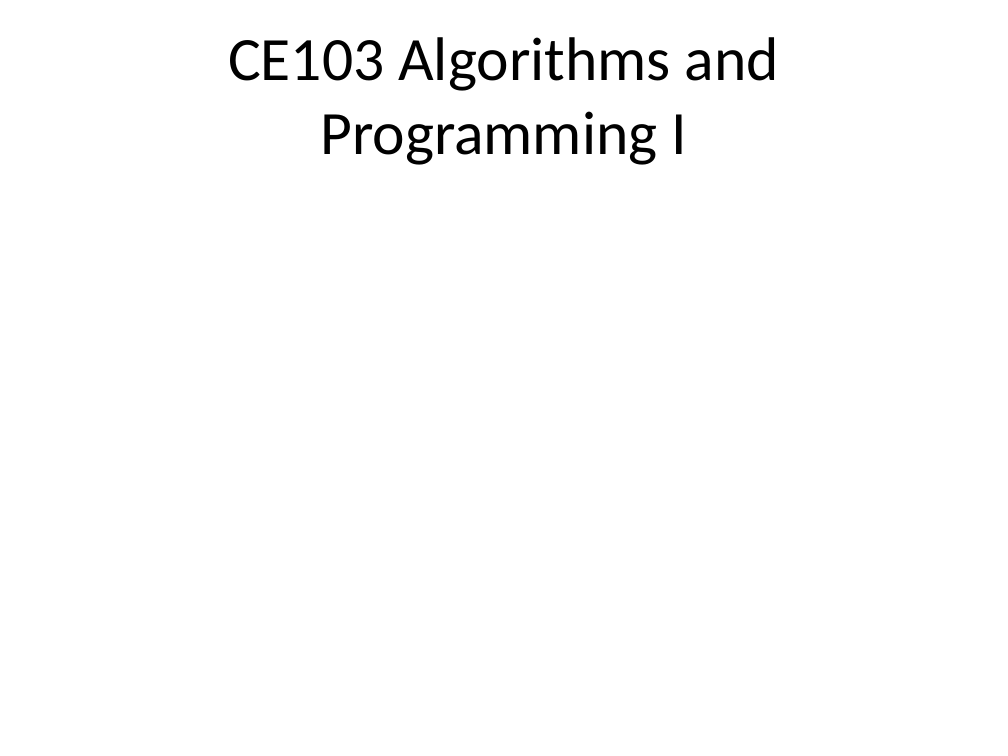
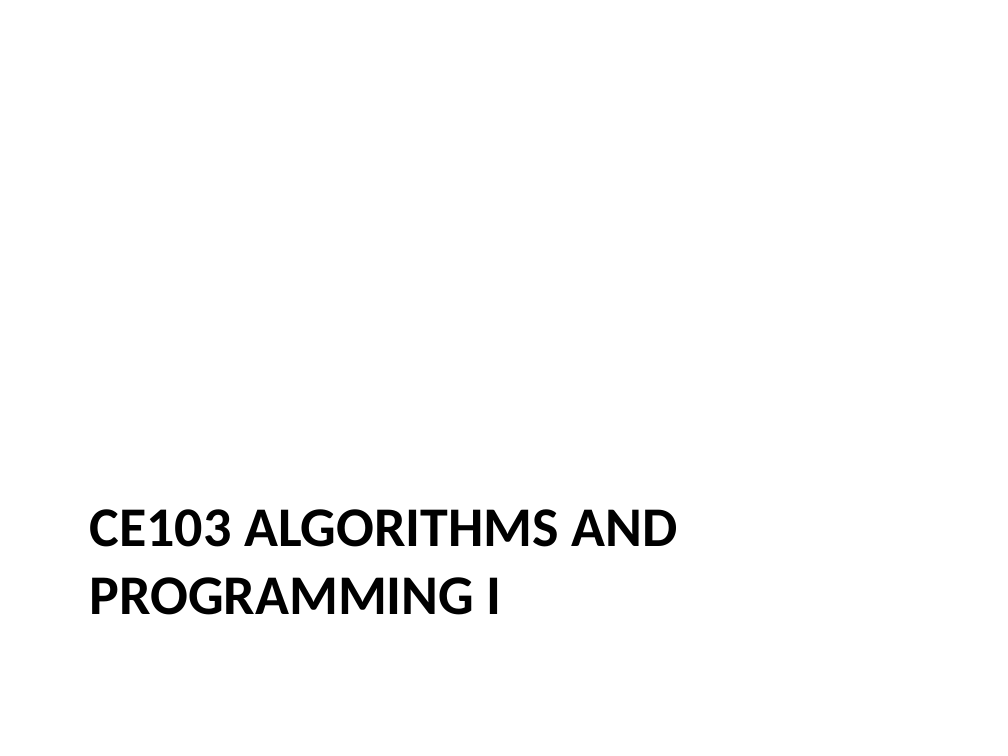
Before and after one commit to ucoruh/ce103-algorithms-and-programming-I, a slide deck: slide 2 of docs/week-1-intro/ce103-week-1-intro.en.md_word.pptx. Drawn at 1008x756 pixels with LibreOffice and Linux fonts; fonts in the diff are those of the drawing. Boxes give left, top, right and bottom in pixels: in the first picture for what was removed or moved away, otherwise in the second. Text is boxed around its words. In the diff, an @@ line names an element or a change of style, - is before the commit and + after.

```diff
--- a/docs/week-1-intro/ce103-week-1-intro.en.md_word.pptx
+++ b/docs/week-1-intro/ce103-week-1-intro.en.md_word.pptx
@@ title "CE103 ALGORITHMS AND PROGRAMMING I" at <box>90,509,677,615</box>: vertical alignment middle to top @@
@@ title at <box>90,509,677,615</box>: text changed; size 44 to 40 pt; bold on @@
-CE103 Algorithms and Programming I
+CE103 ALGORITHMS AND PROGRAMMING I
```
Also in this commit, not shown: 39 other slides changed, 9 slides added, 1 slide removed, 19 other files.
